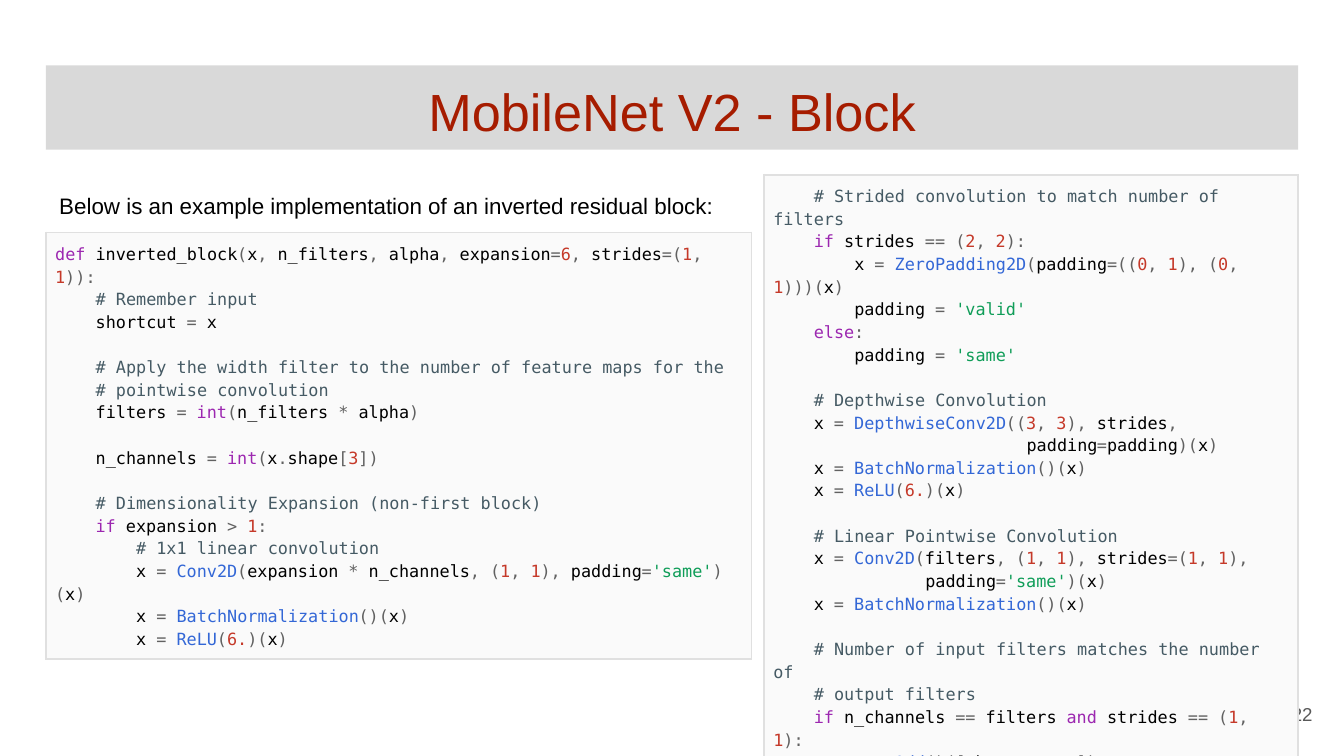
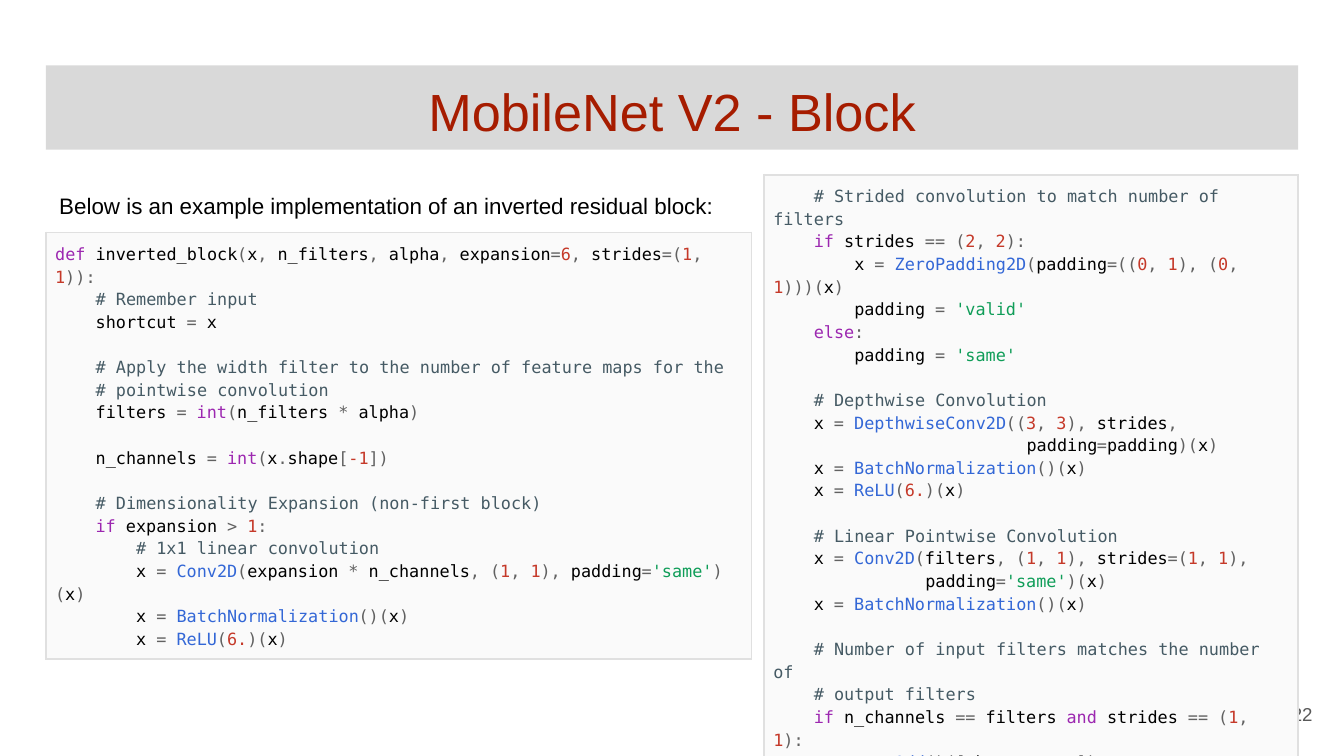
Before and after one commit to GoogleCloudPlatform/keras-idiomatic-programmer, a slide deck: slide 22 of books/deep-learning-design-patterns/Workshops/Junior/Deep Learning Design Patterns - Workshop - Chapter 4.pptx. Drawn at 1344x756 pixels with LibreOffice and Linux fonts; fonts in the diff are those of the drawing. Boxes give left, top, right and bottom in pixels: in the first picture for what was removed or moved away, otherwise in the second. Text is boxed around its words. In the diff, an @@ line names an element or a change of style, - is before the commit and + after.

```diff
--- a/books/deep-learning-design-patterns/Workshops/Junior/Deep Learning Design Patterns - Workshop - Chapter 4.pptx
+++ b/books/deep-learning-design-patterns/Workshops/Junior/Deep Learning Design Patterns - Workshop - Chapter 4.pptx
@@ table at (46, 233, 751, 673) @@
-row 1, column 1: def inverted_block(x, n_filters, alpha, expansion=6, strides=(1, 1)): / # Remember input / shortcut = x / # Apply the width filter to the number of feature maps for the # pointwise convolution / filters = int(n_filters * alpha) / n_channels = int(x.shape[3]) / # Dimensionality Expansion (non-first block) / if expansion > 1: / # 1x1 linear convolution / x = Conv2D(expansion * n_channels, (1, 1), padding='same')(x) / x = BatchNormalization()(x) / x = ReLU(6.)(x)
+row 1, column 1: def inverted_block(x, n_filters, alpha, expansion=6, strides=(1, 1)): / # Remember input / shortcut = x / # Apply the width filter to the number of feature maps for the # pointwise convolution / filters = int(n_filters * alpha) / n_channels = int(x.shape[-1]) / # Dimensionality Expansion (non-first block) / if expansion > 1: / # 1x1 linear convolution / x = Conv2D(expansion * n_channels, (1, 1), padding='same')(x) / x = BatchNormalization()(x) / x = ReLU(6.)(x)
```
Also in this commit, not shown: 7 other slides changed.
